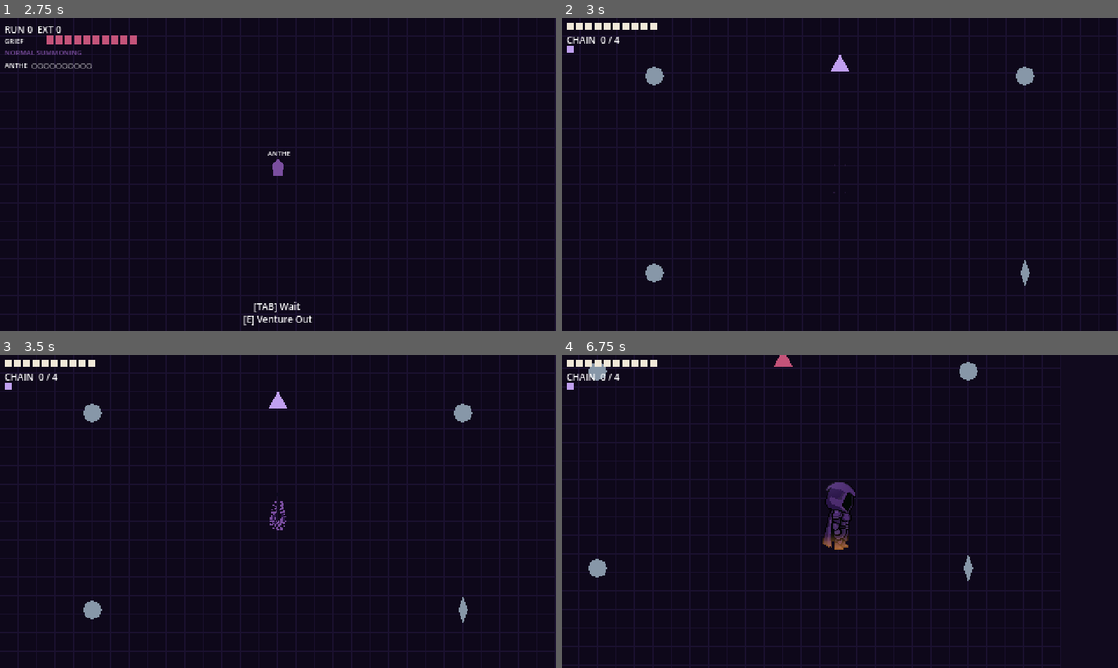
Above: before the commit, frames 1-4 (two rows, left to right).
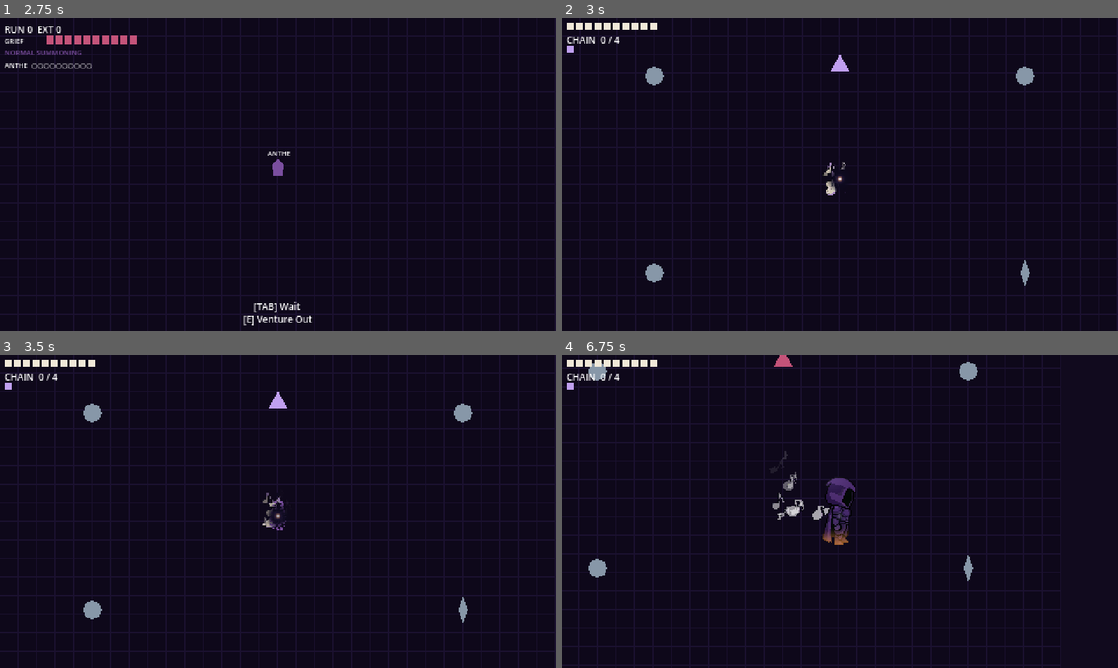
Above: after the commit, the same moments.

Repository: gambarini/summoned
Game: Godot game, scene res://scenes/base.tscn
Two runs of this game, one before a commit and one after it. Both use one fixed random seed, a clock stepped at 60 frames per second and the inputs below.
Inputs (mouse positions are in pixels of both pictures, inside the frame that each line leads up to):
- Up to frame 1 (2.75 s): tap Enter at 0.5, 2 s; move the mouse to (400, 158) at 0.52 s; press the mouse at (400, 158) at 0.53 s; hold D (move_right) 0.53-1.28 s; tap Space at 1.25 s; move the mouse to (166, 190) at 1.27 s; release the mouse at (166, 190) at 1.28 s; hold S (move_down) 1.28-2.03 s; click (166, 190) at 1.35 s; move the mouse to (333, 105) at 2.02 s; hold D (move_right) from 2.03 s (still down); hold Q (extract) from 2.03 s (still down); click (333, 105) at 2.3 s
- Up to frame 2 (3 s): tap Space at 2.75 s; move the mouse to (812, 237) at 2.77 s; release D (move_right) at 2.78 s; release Q (extract) at 2.78 s; hold W (move_up) from 2.78 s (still down); tap E (interact) at 2.85 s
- Up to frame 3 (3.5 s): keep holding W (move_up); click (250, 574) at 3.05 s
- Up to frame 4 (6.75 s): move the mouse to (1006, 558) at 3.52 s; release W (move_up) at 3.53 s; hold R (resonance) 3.53-4.28 s; hold A (move_left) 3.53-5.03 s; click (1006, 558) at 3.8 s; move the mouse to (673, 464) at 4.27 s; tap Tab at 4.35 s; click (673, 464) at 4.55 s; move the mouse to (867, 511) at 5.02 s; press the mouse at (867, 511) at 5.03 s; hold S (move_down) 5.03-5.78 s; move the mouse to (756, 433) at 5.77 s; release the mouse at (756, 433) at 5.78 s; hold D (move_right) 5.78-6.53 s; click (756, 433) at 5.85 s; move the mouse to (962, 495) at 6.52 s; hold W (move_up) from 6.53 s (still down); hold Q (extract) from 6.53 s (still down)

Frame 1 is identical in both runs. In frame 2, 0.1% of the frame differs, in the area x 46-51%, y 46-57%; in frame 3, 0.2%; in frame 4, 1.0%, in the area x 37-53%, y 30-63%.

Commit message:
Fix warrior hover bob and Hollow rendering
Move the vertical bob and horizontal sway out of warrior_hover.gdshader
and into _update_hover() in warrior.gd, integrating phase incrementally
(_bob_phase += speed * delta) instead of sin(TIME * speed). Scaling a
frequency against accumulated TIME made the phase lurch forward on
movement start/stop, producing a visible vertical jump that worsened
over a session; integrated phase removes it.

Driving the bob in GDScript also lets the Hollow nodes (void, glow,
pull) share the same per-frame offset, so the wound stays welded to the
chest as the body bobs instead of detaching as a floating light.

Also:
- Gate the Hollow by facing in attack/echo states, not just IDLE/MOVE,
  so it no longer shines in every direction mid-attack. Single-direction
  HURT/DYING/SUMMONING sheets stay at full visibility.
- Shrink the ember (glow scale 0.42 -> 0.34) so it reads as a point
  sunk in the void rather than a lamp.
- Strip the now-dead vertex() from the shader (fragment-only) and drop
  the unused hover_pixels param. Update WARRIOR.md to match.

Co-Authored-By: Claude Opus 4.8 <noreply@anthropic.com>

Diff:
--- a/assets/shaders/warrior_hover.gdshader
+++ b/assets/shaders/warrior_hover.gdshader
@@ -1,8 +1,9 @@
 shader_type canvas_item;
 
-// Vertical hover bob
+// Hover bob + sway are driven in warrior.gd (_update_hover) so the Hollow nodes
+// share the offset; this shader is fragment-only. hover_speed still paces the
+// fragment animation below.
 uniform float hover_speed  : hint_range(0.3, 3.0) = 0.8;
-uniform float hover_pixels : hint_range(0.0, 4.0) = 1.5;
 
 // Amber hem glow (bottom of cloak)
 uniform vec4  hem_tint      : source_color = vec4(0.831, 0.502, 0.227, 1.0);
@@ -12,15 +13,6 @@
 // Movement intensity — 0.0 = idle, 1.0 = full move
 // Tweened by warrior.gd on MOVE enter/exit
 uniform float move_intensity : hint_range(0.0, 1.0) = 0.0;
-
-void vertex() {
-	float speed  = hover_speed  * (1.0 + move_intensity * 0.45);
-	float bob_y  = hover_pixels * (1.0 + move_intensity * 1.4);
-	float sway_x = move_intensity * 1.2;  // subtle horizontal pendulum during movement
-
-	VERTEX.y += sin(TIME * speed) * bob_y;
-	VERTEX.x += sin(TIME * speed * 0.65 + 1.0) * sway_x;
-}
 
 void fragment() {
 	vec4 col = texture(TEXTURE, UV);
--- a/scenes/warrior.tscn
+++ b/scenes/warrior.tscn
@@ -9,7 +9,6 @@
 [sub_resource type="ShaderMaterial" id="4"]
 shader = ExtResource("3")
 shader_parameter/hover_speed = 0.8
-shader_parameter/hover_pixels = 1.5
 shader_parameter/hem_tint = Color(0.831, 0.502, 0.227, 1)
 shader_parameter/hem_strength = 0.5
 shader_parameter/hem_threshold = 0.7
@@ -19,12 +18,24 @@
 motion_mode = 1
 script = ExtResource("1")
 
+[node name="NotationDrift" parent="." type="GPUParticles2D"]
+position = Vector2(0, 4)
+
 [node name="Sprite8Dir" parent="." type="Sprite2D"]
 material = SubResource("4")
 centered = true
 visible = false
 
 [node name="Sprite" parent="." type="AnimatedSprite2D"]
+
+[node name="HollowPull" parent="." type="GPUParticles2D"]
+position = Vector2(0, 4)
+
+[node name="HollowVoid" parent="." type="Sprite2D"]
+position = Vector2(0, 4)
+
+[node name="HollowGlow" parent="." type="Sprite2D"]
+position = Vector2(0, 4)
 
 [node name="CollisionShape2D" parent="." type="CollisionShape2D"]
 shape = SubResource("2")
--- a/scripts/warrior.gd
+++ b/scripts/warrior.gd
@@ -3,11 +3,54 @@
 const SPEED := 100.0
 const ACCEL := 10.0   # lerp factor toward target speed — higher = snappier start
 const DECEL := 14.0   # lerp factor toward zero — slightly faster stop than start
+
+# Vertical hover bob + horizontal sway — driven here in GDScript (not the shader)
+# so the Hollow nodes ride the same offset and stay welded to the chest. Phase is
+# integrated incrementally (_bob_phase += speed * delta) so speed can change with
+# movement without the sprite racing through cycles — multiplying an accumulated
+# TIME by a changing frequency is what caused the start/stop "jump". Bob only runs
+# in IDLE/MOVE, matching the old shader (which only displaced Sprite8Dir).
+const HOVER_SPEED := 0.8        # base bob cycle speed (rad/s)
+const HOVER_PIXELS := 1.5       # base vertical amplitude (px) at idle
+const HOVER_MOVE_SPEED := 0.45  # speed scale added at full move
+const HOVER_MOVE_BOB := 0.6     # amplitude scale added at full move
+const HOVER_SWAY := 1.2         # horizontal pendulum amplitude (px) at full move
+const _BOB_BASE_BODY := Vector2(0, 0)
+const _BOB_BASE_HOLLOW := Vector2(0, 4)
+var _bob_phase := 0.0
 const MAX_COHERENCE := 10
 const RESONANCE_RADIUS := 120.0
 const BURST_RADIUS := 80.0
 const AttackArcScene := preload("res://scenes/attack_arc.tscn")
 const EnemyScript = preload("res://scripts/enemy.gd")
+const _NOTATION_SHEET := preload("res://assets/sprites/notation_glyphs.png")
+
+# Notation drift — emission ratio at rest vs. moving, and per-coherence-tier
+# density multiplier (high · medium · low · critical). See _setup_notation_drift.
+const NOTATION_IDLE_RATIO := 0.4
+const NOTATION_MOVE_RATIO := 0.8
+const _NOTATION_TIER_SCALE := [0.8, 1.0, 1.25, 1.55]
+
+# The Hollow — per hollow_stress (0–3), mirrors HOLLOW_STRESS_PARAMS in WARRIOR.md.
+# Rendered as two stacked sprites so it reads as a *hole*, not a lamp: a dark void
+# disc (normal blend, carves a recess into the body) with a smaller burning ember
+# core (additive) sunk inside it. The dark gap between them sells the depth.
+# Brightness = ember alpha (dims as the wound opens); radius = scale of both discs;
+# inward = HollowPull emission ratio (more notation devoured under stress).
+const _HOLLOW_VOID_SCALE := 0.72   # dark recess — kept wider than the ember
+const _HOLLOW_GLOW_SCALE := 0.34   # burning core — tight point sunk inside the void
+const _HOLLOW_BRIGHTNESS := [1.0, 0.85, 0.65, 0.4]
+const _HOLLOW_RADIUS := [1.0, 1.2, 1.5, 1.9]
+const _HOLLOW_INWARD := [0.0, 0.25, 0.6, 0.9]
+
+# The Hollow is a front-of-chest wound — it must not render on the warrior's back.
+# Visibility factor per facing (multiplies ember + void alpha). Mirrors the
+# "Hollow Visibility Per Direction" table in WARRIOR.md. Applied in IDLE/MOVE only.
+const _HOLLOW_DIR_VIS := {
+	"s": 1.0, "se": 0.6, "sw": 0.6,
+	"e": 0.3, "w": 0.3,
+	"ne": 0.0, "n": 0.0, "nw": 0.0,
+}
 
 signal coherence_changed(value: int)
 signal chain_changed(value: int)
@@ -23,12 +66,16 @@
 }
 
 # Overlay modifiers — do not gate states, read by visual/audio systems
-@export var hollow_stress: int = 0        # 0–3
+@export var hollow_stress: int = 0: set = _set_hollow_stress  # 0–3
 @export var tribe_coherence_tier: int = 0 # 0=high 1=medium 2=low 3=critical
 
 @onready var _sprite: AnimatedSprite2D = $Sprite
 @onready var _sprite_8dir: Sprite2D = $Sprite8Dir
 @onready var _shader_mat: ShaderMaterial = $Sprite8Dir.material as ShaderMaterial
+@onready var _notation: GPUParticles2D = $NotationDrift
+@onready var _hollow_glow: Sprite2D = $HollowGlow
+@onready var _hollow_void: Sprite2D = $HollowVoid
+@onready var _hollow_pull: GPUParticles2D = $HollowPull
 
 var coherence: int
 var chain := 0
@@ -122,6 +169,9 @@
 	coherence = GameState.starting_coherence()
 	_setup_sprite_frames()
 	_load_8dir_textures()
+	_setup_notation_drift()
+	_setup_hollow()
+	_apply_hollow_stress()
 	$StartupTimer.timeout.connect(func(): _change_state(State.ATTACK_ACTIVE))
 	$ActiveTimer.timeout.connect(func(): _change_state(State.ATTACK_RECOVERY))
 	$RecoveryTimer.timeout.connect(_on_recovery_expired)
@@ -137,6 +187,8 @@
 	# Keep 8dir texture in sync with facing during idle/move
 	if _use_8dir and _state in [State.IDLE, State.MOVE]:
 		_refresh_8dir()
+	_update_hover(delta)
+	_refresh_hollow_facing()
 
 func _unhandled_input(event: InputEvent) -> void:
 	match _state:
@@ -327,6 +379,7 @@
 	_sprite.play(base + "_" + data[0])
 
 func _tween_move_intensity(target: float, duration: float) -> void:
+	_tween_notation_intensity(target, duration)
 	if _shader_mat == null:
 		return
 	var current := _shader_mat.get_shader_parameter("move_intensity") as float
@@ -347,6 +400,245 @@
 	if _idle_pulse:
 		_idle_pulse.kill()
 		_idle_pulse = null
+
+# Hover bob + sway. Reads the already-tweened move_intensity so the ramp is shared
+# with the shader's hem/shimmer. Phase is integrated, never (accumulated time ×
+# changing speed), so a speed change only bends the curve forward — no jump. The
+# offset is applied to the body sprites AND the Hollow nodes so the wound rides the
+# chest; it zeroes outside IDLE/MOVE so attacks/hurt/death sit still as before.
+func _update_hover(delta: float) -> void:
+	var mi := 0.0
+	if _shader_mat:
+		mi = _shader_mat.get_shader_parameter("move_intensity") as float
+	_bob_phase += HOVER_SPEED * (1.0 + mi * HOVER_MOVE_SPEED) * delta
+	var off := Vector2.ZERO
+	if _state in [State.IDLE, State.MOVE]:
+		off.y = sin(_bob_phase) * (HOVER_PIXELS * (1.0 + mi * HOVER_MOVE_BOB))
+		off.x = sin(_bob_phase * 0.65 + 1.0) * (mi * HOVER_SWAY)
+	_sprite_8dir.position = _BOB_BASE_BODY + off
+	_sprite.position = _BOB_BASE_BODY + off
+	_hollow_void.position = _BOB_BASE_HOLLOW + off
+	_hollow_glow.position = _BOB_BASE_HOLLOW + off
+	_hollow_pull.position = _BOB_BASE_HOLLOW + off
+
+# ── Notation drift particles ──────────────────────────────────────────────────
+# "His cloak has no clean edge; it dissolves into drifting notation particles at
+# its boundary." (GDD §18). One world-space emitter sheds random glyphs from the
+# 4-frame notation sheet. World space = particles stay put as the warrior moves,
+# so the movement "trail" of score debris falls out of the same node for free.
+
+func _setup_notation_drift() -> void:
+	if _notation == null:
+		return
+	_notation.texture = _NOTATION_SHEET
+	_notation.amount = 24
+	_notation.lifetime = 1.4
+	_notation.explosiveness = 0.0
+	_notation.randomness = 0.5
+	_notation.local_coords = false   # world space → movement leaves a debris trail
+	_notation.preprocess = 1.4       # field is already populated when the warrior appears
+	_notation.amount_ratio = minf(NOTATION_IDLE_RATIO * _notation_tier_scale(), 1.0)
+
+	# Each particle locks onto a random static glyph from the 4-frame strip.
+	_notation.material = _make_glyph_material()
+
+	var pm := ParticleProcessMaterial.new()
+	pm.emission_shape = ParticleProcessMaterial.EMISSION_SHAPE_BOX
+	pm.emission_box_extents = Vector3(11.0, 11.0, 0.0)  # over the cloak silhouette
+	pm.direction = Vector3(0.0, -1.0, 0.0)              # notation rises off the form
+	pm.spread = 40.0
+	pm.gravity = Vector3(0.0, -8.0, 0.0)                # gentle upward drift
+	pm.initial_velocity_min = 3.0
+	pm.initial_velocity_max = 9.0
+	pm.scale_min = 0.34
+	pm.scale_max = 0.5
+	pm.angle_min = -25.0
+	pm.angle_max = 25.0                                 # slight tumble per glyph
+	pm.anim_offset_min = 0.0
+	pm.anim_offset_max = 1.0                            # random frame across the strip
+	pm.color_ramp = _build_notation_ramp()
+	_notation.process_material = pm
+	_notation.emitting = true
+
+func _build_notation_ramp() -> GradientTexture1D:
+	# Alpha over particle lifetime: fade in fast, hold, dissolve out.
+	var grad := Gradient.new()
+	grad.offsets = PackedFloat32Array([0.0, 0.25, 0.7, 1.0])
+	grad.colors = PackedColorArray([
+		Color(1, 1, 1, 0.0),
+		Color(1, 1, 1, 0.9),
+		Color(1, 1, 1, 0.7),
+		Color(1, 1, 1, 0.0),
+	])
+	var tex := GradientTexture1D.new()
+	tex.gradient = grad
+	return tex
+
+func _notation_tier_scale() -> float:
+	return _NOTATION_TIER_SCALE[clampi(tribe_coherence_tier, 0, 3)]
+
+func _tween_notation_intensity(move_target: float, duration: float) -> void:
+	if _notation == null:
+		return
+	var ratio := lerpf(NOTATION_IDLE_RATIO, NOTATION_MOVE_RATIO, move_target) * _notation_tier_scale()
+	create_tween().tween_property(_notation, "amount_ratio", minf(ratio, 1.0), duration)
+
+# Random-static-glyph material: 4-frame strip, each particle locked to one frame.
+func _make_glyph_material() -> CanvasItemMaterial:
+	var cmat := CanvasItemMaterial.new()
+	cmat.particles_animation = true
+	cmat.particles_anim_h_frames = 4
+	cmat.particles_anim_v_frames = 1
+	cmat.particles_anim_loop = false
+	return cmat
+
+# ── The Hollow ────────────────────────────────────────────────────────────────
+# "A burning void at the warrior's chest." (GDD §18). Rendered as two stacked
+# discs so it reads as a *hole*, not a lamp: HollowVoid is a dark #0D0A1E recess
+# (normal blend — additive can't darken) and HollowGlow is a smaller ember core
+# (additive) sunk inside it; the dark gap between them sells the depth. HollowPull
+# is a local-space emitter that draws notation inward — the wound devouring score.
+# All scale with hollow_stress: the ember dims while the void widens, and the
+# inward pull strengthens, as the Hollow opens. The whole assembly sits at the
+# chest (node y = +4) and is gated by facing (_refresh_hollow_facing) so the wound
+# never renders on the warrior's back during IDLE/MOVE.
+
+func _setup_hollow() -> void:
+	if _hollow_void:
+		# Dark recess, normal blend — actually darkens the chest (additive can't).
+		_hollow_void.texture = _make_radial_void(32)
+		_hollow_void.centered = true
+	if _hollow_glow:
+		_hollow_glow.texture = _make_radial_glow(32)
+		_hollow_glow.centered = true
+		var gmat := CanvasItemMaterial.new()
+		gmat.blend_mode = CanvasItemMaterial.BLEND_MODE_ADD
+		_hollow_glow.material = gmat
+		# Breathing pulse on self_modulate so it multiplies the stress-set modulate.
+		var pulse := create_tween().set_loops()
+		pulse.tween_property(_hollow_glow, "self_modulate:a", 0.6, 0.9).set_ease(Tween.EASE_IN_OUT)
+		pulse.tween_property(_hollow_glow, "self_modulate:a", 1.0, 0.9).set_ease(Tween.EASE_IN_OUT)
+	if _hollow_pull:
+		_hollow_pull.texture = _NOTATION_SHEET
+		_hollow_pull.amount = 16
+		_hollow_pull.lifetime = 0.85
+		_hollow_pull.local_coords = true   # motes belong to the wound, follow the warrior
+		_hollow_pull.material = _make_glyph_material()
+		var pm := ParticleProcessMaterial.new()
+		pm.emission_shape = ParticleProcessMaterial.EMISSION_SHAPE_RING
+		pm.emission_ring_axis = Vector3(0.0, 0.0, 1.0)
+		pm.emission_ring_radius = 22.0
+		pm.emission_ring_inner_radius = 15.0
+		pm.emission_ring_height = 0.0
+		pm.initial_velocity_min = 0.0
+		pm.initial_velocity_max = 0.0
+		pm.radial_accel_min = -55.0
+		pm.radial_accel_max = -35.0        # negative = pulled toward the wound
+		pm.tangential_accel_min = 8.0
+		pm.tangential_accel_max = 18.0     # slight spiral inward
+		pm.scale_min = 0.28
+		pm.scale_max = 0.42
+		pm.angle_min = -180.0
+		pm.angle_max = 180.0
+		pm.anim_offset_min = 0.0
+		pm.anim_offset_max = 1.0
+		pm.color_ramp = _build_hollow_pull_ramp()
+		_hollow_pull.process_material = pm
+		_hollow_pull.emitting = true
+
+func _make_radial_glow(size: int) -> GradientTexture2D:
+	# Ember core: a small bright #F0E8D8 center, falling off through warm #D4803A
+	# to a faint cold #7B4EA0 rim. Tight falloff so the bright part stays inside
+	# the void disc, leaving a dark gap that reads as a recess. Added on top.
+	var grad := Gradient.new()
+	grad.offsets = PackedFloat32Array([0.0, 0.18, 0.36, 0.62, 1.0])
+	grad.colors = PackedColorArray([
+		Color(0.941, 0.910, 0.847, 1.0),   # #F0E8D8 hot core
+		Color(0.941, 0.910, 0.847, 0.9),
+		Color(0.831, 0.502, 0.227, 0.45),  # #D4803A warm bleed
+		Color(0.483, 0.306, 0.627, 0.12),  # #7B4EA0 cold rim, near gone
+		Color(0.483, 0.306, 0.627, 0.0),
+	])
+	return _radial_texture(grad, size)
+
+func _make_radial_void(size: int) -> GradientTexture2D:
+	# The absence: opaque #0D0A1E core fading to transparent. Normal-blended so it
+	# deepens the body to near-black — the hole the ember burns inside of.
+	var grad := Gradient.new()
+	grad.offsets = PackedFloat32Array([0.0, 0.5, 0.8, 1.0])
+	grad.colors = PackedColorArray([
+		Color(0.051, 0.039, 0.118, 1.0),
+		Color(0.051, 0.039, 0.118, 0.92),
+		Color(0.051, 0.039, 0.118, 0.4),
+		Color(0.051, 0.039, 0.118, 0.0),
+	])
+	return _radial_texture(grad, size)
+
+func _radial_texture(grad: Gradient, size: int) -> GradientTexture2D:
+	var tex := GradientTexture2D.new()
+	tex.gradient = grad
+	tex.width = size
+	tex.height = size
+	tex.fill = GradientTexture2D.FILL_RADIAL
+	tex.fill_from = Vector2(0.5, 0.5)
+	tex.fill_to = Vector2(1.0, 0.5)
+	return tex
+
+func _build_hollow_pull_ramp() -> GradientTexture1D:
+	# Notation (#A080E0) fades in, then shifts to the wound's heat (#F0E8D8) as
+	# it is consumed near the center.
+	var grad := Gradient.new()
+	grad.offsets = PackedFloat32Array([0.0, 0.2, 0.85, 1.0])
+	grad.colors = PackedColorArray([
+		Color(0.627, 0.502, 0.878, 0.0),
+		Color(0.627, 0.502, 0.878, 0.85),
+		Color(0.941, 0.910, 0.847, 0.8),
+		Color(0.941, 0.910, 0.847, 0.0),
+	])
+	var tex := GradientTexture1D.new()
+	tex.gradient = grad
+	return tex
+
+func _apply_hollow_stress() -> void:
+	var s := clampi(hollow_stress, 0, 3)
+	if _hollow_glow:
+		_hollow_glow.scale = Vector2.ONE * (_HOLLOW_GLOW_SCALE * _HOLLOW_RADIUS[s])
+	if _hollow_void:
+		# The wound widens as it opens.
+		_hollow_void.scale = Vector2.ONE * (_HOLLOW_VOID_SCALE * _HOLLOW_RADIUS[s])
+	if _hollow_pull:
+		_hollow_pull.amount_ratio = _HOLLOW_INWARD[s]
+	_refresh_hollow_facing()
+
+# Gate the Hollow by facing so the wound never appears on the warrior's back.
+# Every directional state — IDLE/MOVE and the attack/echo states, all of which
+# pose toward _facing_dir — obeys the gate, so the Hollow stays dark when the back
+# is turned even mid-attack. HURT/DYING/SUMMONING use single-direction (front)
+# sheets, so they keep the wound at full.
+func _refresh_hollow_facing() -> void:
+	var s := clampi(hollow_stress, 0, 3)
+	var f := 1.0
+	var directional := _state in [
+		State.IDLE, State.MOVE,
+		State.ATTACK_STARTUP, State.ATTACK_ACTIVE, State.ATTACK_RECOVERY,
+		State.ECHO_ACTIVE,
+	]
+	if directional:
+		f = _HOLLOW_DIR_VIS.get(_facing_dir, 1.0)
+	var shown := f > 0.0
+	if _hollow_glow:
+		_hollow_glow.visible = shown
+		_hollow_glow.modulate.a = _HOLLOW_BRIGHTNESS[s] * f
+	if _hollow_void:
+		_hollow_void.visible = shown
+		_hollow_void.modulate.a = f
+	if _hollow_pull:
+		_hollow_pull.emitting = shown
+
+func _set_hollow_stress(value: int) -> void:
+	hollow_stress = clampi(value, 0, 3)
+	if is_node_ready():
+		_apply_hollow_stress()
 
 # ── Combat ───────────────────────────────────────────────────────────────────
 
Not shown, changed: docs/WARRIOR.md
